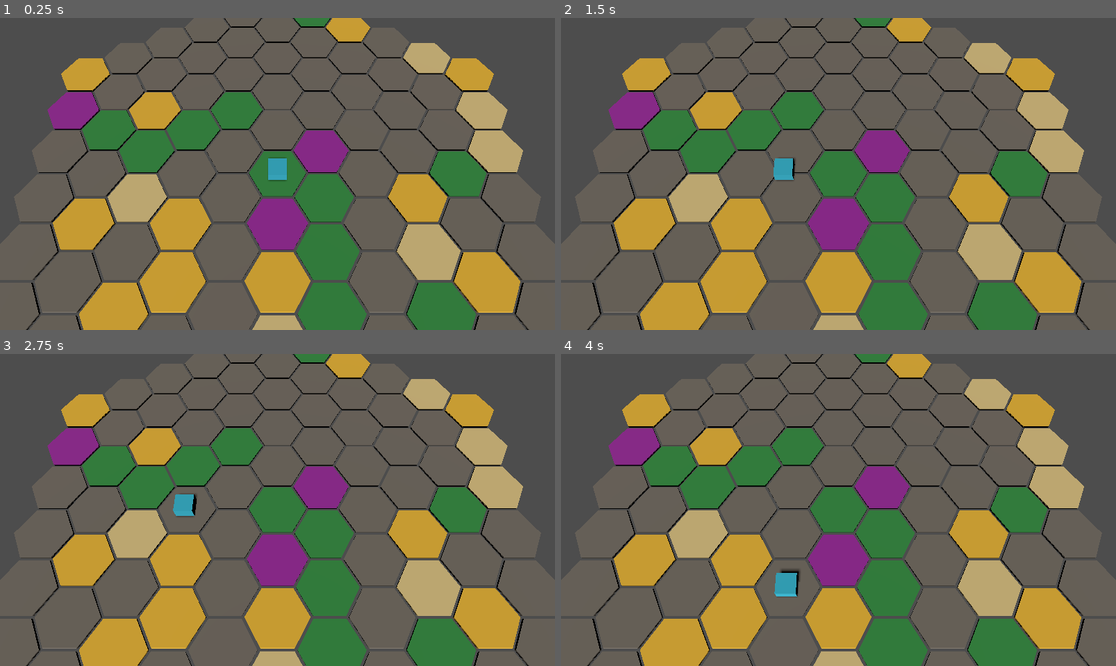
Above: before the commit, frames 1-4 (two rows, left to right).
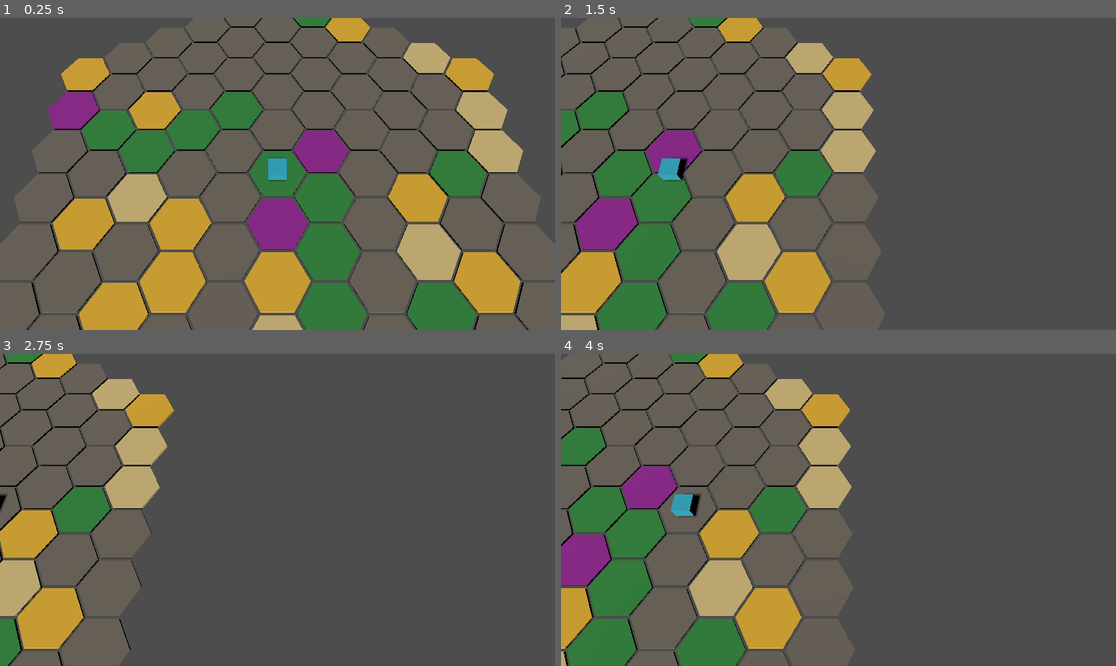
Above: after the commit, the same moments.

Repository: RonStew2019/Xenolith
Game: Godot game, scene res://overworld/hex_overworld.tscn
Same seed, same stepped clock (60 frames per second), same inputs: the game is played once before the commit and once after it. This scene is started directly instead of the project's main scene.
Inputs (mouse positions are in pixels of both pictures, inside the frame that each line leads up to):
- Up to frame 1 (0.25 s): no input
- Up to frame 2 (1.5 s): tap Enter at 0.5 s; move the mouse to (960, 158) at 0.52 s; hold D (move_right) 0.53-1.25 s; tap F at 0.6 s; click (960, 158) at 0.67 s; tap Space (jump) at 0.77 s; drag from (727, 189) to (810, 236) at 1.27 s
- Up to frame 3 (2.75 s): tap Space (jump) at 2 s; move the mouse to (333, 441) at 2.02 s; press the mouse at (333, 441) at 2.03 s; hold D (move_right) from 2.03 s (still down); tap F at 2.3 s
- Up to frame 4 (4 s): release D (move_right) at 2.75 s; release the mouse at (894, 441) at 2.75 s; drag from (810, 572) to (672, 463) at 2.77 s; tap Enter at 3.5 s; move the mouse to (1005, 556) at 3.52 s; hold A (move_left) from 3.53 s (still down); tap 1 at 3.6 s; click (1005, 556) at 3.67 s; tap Space (jump) at 3.77 s; tap F at 3.8 s

The runs differ from the first frame. In frame 1, less than 0.1% of the frame differs, in the area x 25-75%, y 19-26%; in frame 2, 63%; in frame 3, 58%; in frame 4, 63%, in the area x 0-97%, y 0-100%.

Commit message:
feat(overworld): add strategic camera with zoom, pan, and carrier follow

Diff:
--- a/overworld/hex_overworld.tscn
+++ b/overworld/hex_overworld.tscn
@@ -1,7 +1,8 @@
-[gd_scene load_steps=3 format=3]
+[gd_scene load_steps=4 format=3]
 
 [ext_resource type="Script" path="res://overworld/hex_grid.gd" id="1"]
 [ext_resource type="Script" path="res://overworld/carrier.gd" id="2"]
+[ext_resource type="Script" path="res://overworld/overworld_camera.gd" id="3"]
 
 [node name="HexOverworld" type="Node3D"]
 
@@ -15,6 +16,7 @@
 
 [node name="Camera3D" type="Camera3D" parent="."]
 transform = Transform3D(1, 0, 0, 0, 0.447214, 0.894427, 0, -0.894427, 0.447214, 0, 20, 10)
+script = ExtResource("3")
 fov = 50.0
 
 [node name="DirectionalLight3D" type="DirectionalLight3D" parent="."]
--- /dev/null
+++ b/overworld/overworld_camera.gd
@@ -0,0 +1,248 @@
+extends Camera3D
+class_name OverworldCamera
+## Strategic top-down camera for the hex overworld.
+##
+## Provides smooth zoom (scroll wheel), pan (middle-mouse drag, WASD/arrows,
+## edge-of-screen), and carrier-follow with re-center.  Drop this script
+## onto a [Camera3D] node that is a sibling of the Carrier — it auto-discovers
+## the follow target in [method _ready].
+##
+## All input uses raw key codes and mouse buttons so no InputMap setup is
+## required.  The camera consumes its own events via [method _unhandled_input]
+## so UI layers can intercept first.
+
+# -- Zoom Configuration ---------------------------------------------------
+
+## Minimum zoom distance (closest to ground).
+@export var zoom_min: float = 8.0
+
+## Maximum zoom distance (farthest from ground).
+@export var zoom_max: float = 45.0
+
+## Zoom change per scroll tick.
+@export var zoom_speed: float = 2.0
+
+## Lerp speed for smooth zoom transitions (higher = snappier).
+@export var zoom_smoothing: float = 8.0
+
+# -- Pan Configuration ----------------------------------------------------
+
+## Keyboard pan speed in world units per second.
+@export var pan_speed: float = 20.0
+
+## Pixels from viewport edge that trigger edge-panning.
+@export var edge_pan_margin: float = 30.0
+
+## Edge-pan speed in world units per second.
+@export var edge_pan_speed: float = 15.0
+
+# -- Follow Configuration -------------------------------------------------
+
+## Lerp speed when smoothly following the carrier.
+@export var follow_smoothing: float = 5.0
+
+# -- Bounds Configuration -------------------------------------------------
+
+## Minimum camera target position (X, Z).
+@export var bounds_min: Vector2 = Vector2(-25.0, -25.0)
+
+## Maximum camera target position (X, Z).
+@export var bounds_max: Vector2 = Vector2(25.0, 25.0)
+
+# -- Constants -------------------------------------------------------------
+
+## Default zoom distance.  sqrt(20² + 10²) — matches the original transform.
+const DEFAULT_ZOOM: float = 22.360679774997898
+
+## Unit offset direction from target to camera.
+## Derived from the original transform: camera at (0, 20, 10) looking at
+## origin.  Vector3(0, sin(63.43°), cos(63.43°)).
+const OFFSET_DIR: Vector3 = Vector3(0.0, 0.894427, 0.447214)
+
+# -- State -----------------------------------------------------------------
+
+## World-space position the camera orbits around (Y = 0 plane).
+var target_position: Vector3 = Vector3.ZERO
+
+## The Node3D being followed (usually the Carrier).
+var _follow_node: Node3D = null
+
+## Whether follow mode is active.  Disabled by manual panning,
+## re-enabled by pressing the re-center key.
+var _is_following: bool = true
+
+## Current interpolated zoom distance.
+var _current_zoom: float = DEFAULT_ZOOM
+
+## Desired zoom distance (scroll sets this, _current_zoom lerps toward it).
+var _target_zoom: float = DEFAULT_ZOOM
+
+## Whether a middle-mouse drag is in progress.
+var _is_dragging: bool = false
+
+## Ground-plane anchor for stable middle-mouse drag panning.
+var _drag_ground_anchor: Vector3 = Vector3.ZERO
+
+# -- Lifecycle -------------------------------------------------------------
+
+func _ready() -> void:
+	# Auto-discover carrier sibling.
+	if get_parent() != null:
+		var carrier := get_parent().get_node_or_null("Carrier")
+		if carrier is Node3D:
+			set_follow_target(carrier as Node3D)
+			target_position = Vector3(carrier.position.x, 0.0, carrier.position.z)
+	_apply_transform()
+
+
+func _process(delta: float) -> void:
+	var zoom_weight: float = minf(zoom_smoothing * delta, 1.0)
+	_current_zoom = lerpf(_current_zoom, _target_zoom, zoom_weight)
+
+	# -- Keyboard pan --
+	var pan_dir := _get_keyboard_pan_direction()
+	if pan_dir != Vector2.ZERO:
+		_is_following = false
+		target_position.x += pan_dir.x * pan_speed * delta
+		target_position.z += pan_dir.y * pan_speed * delta
+
+	# -- Edge-of-screen pan --
+	var edge_dir := _get_edge_pan_direction()
+	if edge_dir != Vector2.ZERO:
+		_is_following = false
+		target_position.x += edge_dir.x * edge_pan_speed * delta
+		target_position.z += edge_dir.y * edge_pan_speed * delta
+
+	# -- Follow target --
+	if _is_following and _follow_node != null:
+		var goal := Vector3(_follow_node.position.x, 0.0, _follow_node.position.z)
+		var follow_weight: float = minf(follow_smoothing * delta, 1.0)
+		target_position = target_position.lerp(goal, follow_weight)
+
+	# -- Clamp to bounds --
+	target_position.x = clampf(target_position.x, bounds_min.x, bounds_max.x)
+	target_position.z = clampf(target_position.z, bounds_min.y, bounds_max.y)
+
+	_apply_transform()
+
+
+func _unhandled_input(event: InputEvent) -> void:
+	# -- Zoom via scroll wheel --
+	if event is InputEventMouseButton:
+		var mb := event as InputEventMouseButton
+		if mb.pressed:
+			match mb.button_index:
+				MOUSE_BUTTON_WHEEL_UP:
+					_target_zoom = clampf(_target_zoom - zoom_speed, zoom_min, zoom_max)
+					get_viewport().set_input_as_handled()
+				MOUSE_BUTTON_WHEEL_DOWN:
+					_target_zoom = clampf(_target_zoom + zoom_speed, zoom_min, zoom_max)
+					get_viewport().set_input_as_handled()
+				MOUSE_BUTTON_MIDDLE:
+					_is_dragging = true
+					_is_following = false
+					_drag_ground_anchor = _screen_to_ground(mb.position)
+					get_viewport().set_input_as_handled()
+		elif mb.button_index == MOUSE_BUTTON_MIDDLE:
+			_is_dragging = false
+
+	# -- Middle-mouse drag pan --
+	if event is InputEventMouseMotion and _is_dragging:
+		var mm := event as InputEventMouseMotion
+		var ground_now := _screen_to_ground(mm.position)
+		target_position += _drag_ground_anchor - ground_now
+		_apply_transform()
+		# Re-anchor after the camera moves so dragging stays stable.
+		_drag_ground_anchor = _screen_to_ground(mm.position)
+		get_viewport().set_input_as_handled()
+
+	# -- Re-center on carrier (Home or F) --
+	if event is InputEventKey and event.pressed:
+		var key := event as InputEventKey
+		if key.keycode == KEY_HOME or key.keycode == KEY_F:
+			_recenter_on_target()
+			get_viewport().set_input_as_handled()
+
+
+# -- Public API ------------------------------------------------------------
+
+## Assign a follow target and enable following.
+func set_follow_target(node: Node3D) -> void:
+	_follow_node = node
+	_is_following = true
+	print("[OverworldCamera] Following: %s" % node.name)
+
+
+## Snap follow mode back on (smooth lerp to target).
+func recenter() -> void:
+	_recenter_on_target()
+
+
+# -- Private Helpers -------------------------------------------------------
+
+## Re-enable following and log it.
+func _recenter_on_target() -> void:
+	if _follow_node == null:
+		return
+	_is_following = true
+	print("[OverworldCamera] Re-centering on %s" % _follow_node.name)
+
+
+## Position the camera at the correct offset from [member target_position]
+## and orient it to look at that point.
+func _apply_transform() -> void:
+	position = target_position + OFFSET_DIR * _current_zoom
+	look_at(target_position, Vector3.UP)
+
+
+## Project a screen-space point onto the Y = 0 ground plane.
+func _screen_to_ground(screen_pos: Vector2) -> Vector3:
+	var from := project_ray_origin(screen_pos)
+	var dir := project_ray_normal(screen_pos)
+	if is_zero_approx(dir.y):
+		return target_position
+	var t: float = -from.y / dir.y
+	return from + dir * t
+
+
+## Read WASD / arrow keys and return a normalised XZ direction.
+func _get_keyboard_pan_direction() -> Vector2:
+	var dir := Vector2.ZERO
+	if Input.is_key_pressed(KEY_W) or Input.is_key_pressed(KEY_UP):
+		dir.y -= 1.0
+	if Input.is_key_pressed(KEY_S) or Input.is_key_pressed(KEY_DOWN):
+		dir.y += 1.0
+	if Input.is_key_pressed(KEY_A) or Input.is_key_pressed(KEY_LEFT):
+		dir.x -= 1.0
+	if Input.is_key_pressed(KEY_D) or Input.is_key_pressed(KEY_RIGHT):
+		dir.x += 1.0
+	if dir.length_squared() > 0.0:
+		return dir.normalized()
+	return Vector2.ZERO
+
+
+## Check if the mouse is near any viewport edge and return a pan direction.
+func _get_edge_pan_direction() -> Vector2:
+	if edge_pan_margin <= 0.0:
+		return Vector2.ZERO
+
+	var mouse_pos := get_viewport().get_mouse_position()
+	var vp_size := get_viewport().get_visible_rect().size
+
+	# Bail if the cursor is outside the viewport entirely.
+	if mouse_pos.x < 0.0 or mouse_pos.y < 0.0 \
+			or mouse_pos.x > vp_size.x or mouse_pos.y > vp_size.y:
+		return Vector2.ZERO
+
+	var dir := Vector2.ZERO
+	if mouse_pos.x < edge_pan_margin:
+		dir.x -= 1.0
+	elif mouse_pos.x > vp_size.x - edge_pan_margin:
+		dir.x += 1.0
+	if mouse_pos.y < edge_pan_margin:
+		dir.y -= 1.0
+	elif mouse_pos.y > vp_size.y - edge_pan_margin:
+		dir.y += 1.0
+	if dir.length_squared() > 0.0:
+		return dir.normalized()
+	return Vector2.ZERO
